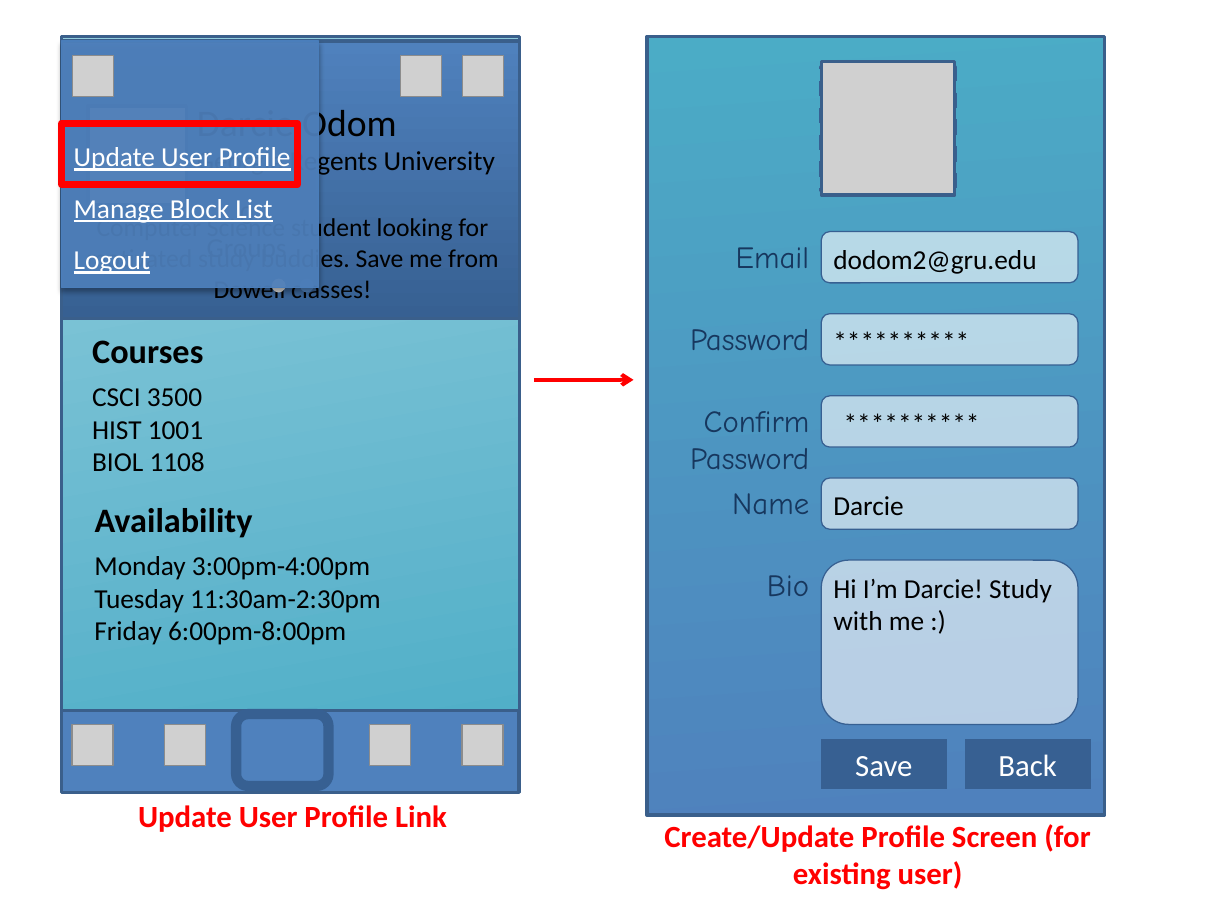
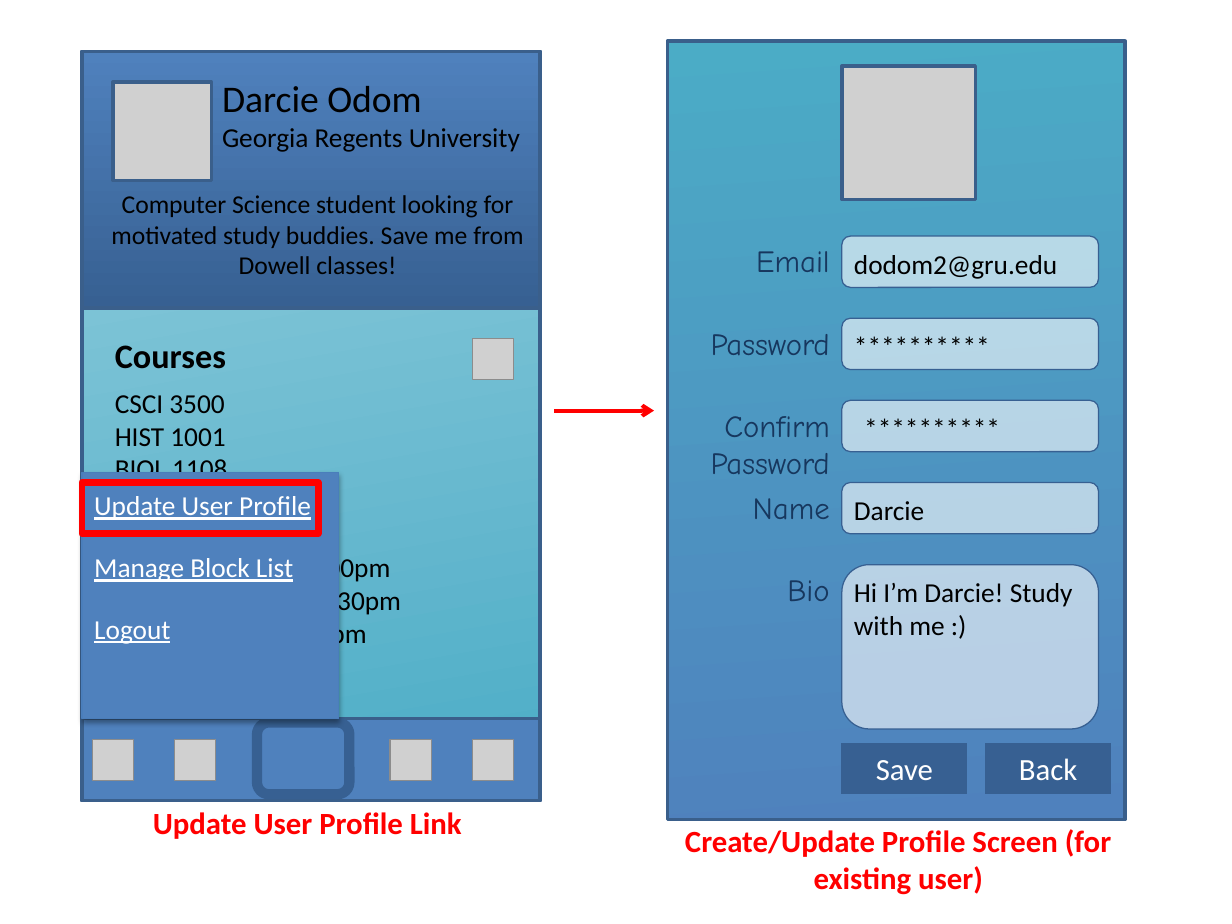
Before and after one commit to Cjreynol-zz/Study-Bear, a slide deck: slide 12 of docs/mock-ups/Mock-ups.pptx (slide 11 before the commit). Drawn at 1232x924 pixels with LibreOffice and Linux fonts; fonts in the diff are those of the drawing; grey boxes stand for pictures. Boxes give left, top, right and bottom in pixels: in the first picture for what was removed or moved away, otherwise in the second. Text is boxed around its words. In the diff, an @@ line names an element or a change of style, - is before the commit and + after.

```diff
--- a/docs/mock-ups/Mock-ups.pptx
+++ b/docs/mock-ups/Mock-ups.pptx
@@ rectangle removed at (62, 41, 318, 287) @@
@@ rectangle: place and size @@
-rectangle at (62, 41, 520, 318)
+rectangle at (83, 52, 541, 308)
@@ rectangle: place and size @@
-rectangle at (62, 37, 520, 786)
+rectangle at (83, 52, 541, 801)
@@ 2 texts, 1 picture: place and size @@
-2 texts, 1 picture at (86, 106, 498, 298)
+2 texts, 1 picture at (111, 83, 523, 274)
@@ text removed at (240, 202, 254, 222) @@
-0
-Groups
@@ ellipse removed at (274, 281, 283, 291) @@
@@ ellipse removed at (302, 281, 312, 291) @@
@@ picture: place and size @@
-picture at (462, 55, 503, 96)
+picture at (472, 339, 513, 379)
@@ arrow moved from (533, 379) - (633, 379) to (554, 410) - (654, 410) @@
@@ rectangle added at (83, 472, 339, 718), fill #4F81BD, outline #4B7EBC 0.75 pt @@
@@ text "Update User Profile": place and size @@
-text "Update User Profile" at (74, 147, 291, 171)
+text "Update User Profile" at (94, 496, 311, 520)
@@ rectangle: place and size @@
-rectangle at (62, 123, 298, 185)
+rectangle at (83, 483, 319, 535)
@@ text "Availability": place and size @@
-text "Availability" at (95, 508, 253, 538)
+text "Availability" at (115, 505, 273, 537)
@@ text "Manage Block List": place and size @@
-text "Manage Block List" at (74, 199, 272, 223)
+text "Manage Block List" at (94, 558, 293, 582)
@@ text "Logout": place and size @@
-text "Logout" at (74, 251, 150, 274)
+text "Logout" at (94, 621, 170, 644)
@@ picture: place and size @@
-picture at (73, 55, 113, 96)
+picture at (92, 739, 133, 780)
@@ picture removed at (164, 724, 205, 765) @@
@@ picture: place and size @@
-picture at (71, 724, 112, 765)
+picture at (175, 739, 216, 780)
@@ 14 texts, 6 rounded rectangles, 5 rectangles, 1 picture: place and size @@
-14 texts, 6 rounded rectangles, 5 rectangles, 1 picture at (62, 37, 1105, 890)
+14 texts, 6 rounded rectangles, 5 rectangles, 1 picture at (83, 41, 1126, 895)
@@ picture removed at (370, 724, 410, 765) @@
@@ picture: place and size @@
-picture at (400, 55, 441, 96)
+picture at (391, 739, 431, 780)
@@ picture: place and size @@
-picture at (462, 724, 503, 765)
+picture at (472, 739, 513, 780)
@@ text "Update User Profile Link": place and size @@
-text "Update User Profile Link" at (138, 805, 447, 832)
+text "Update User Profile Link" at (153, 812, 462, 839)
```
Also in this commit, not shown: 10 other slides changed, 1 slide added.
